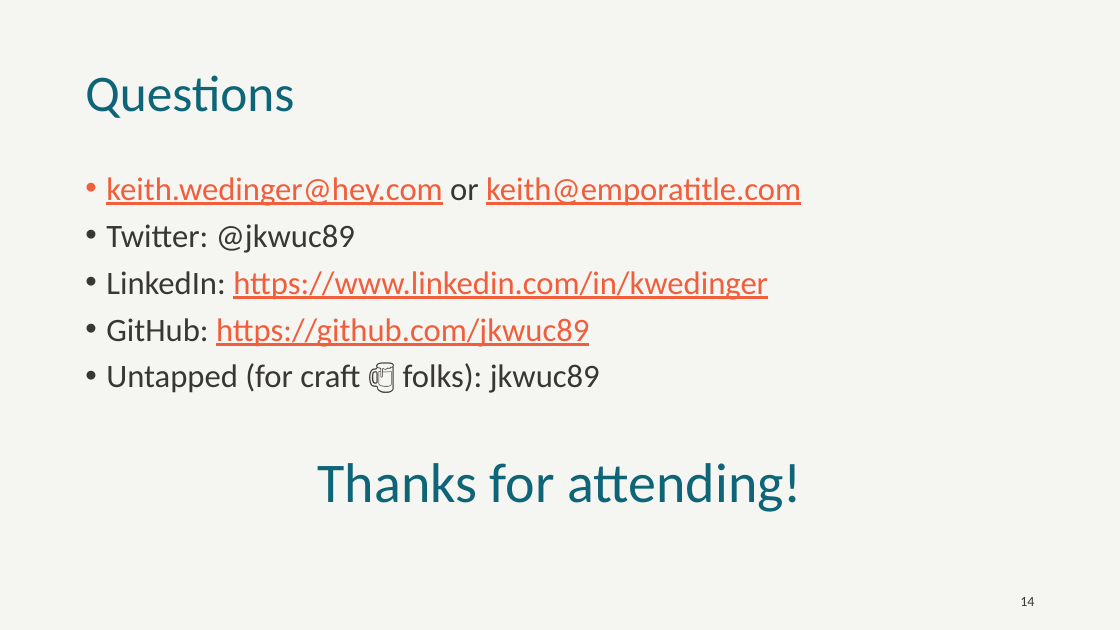
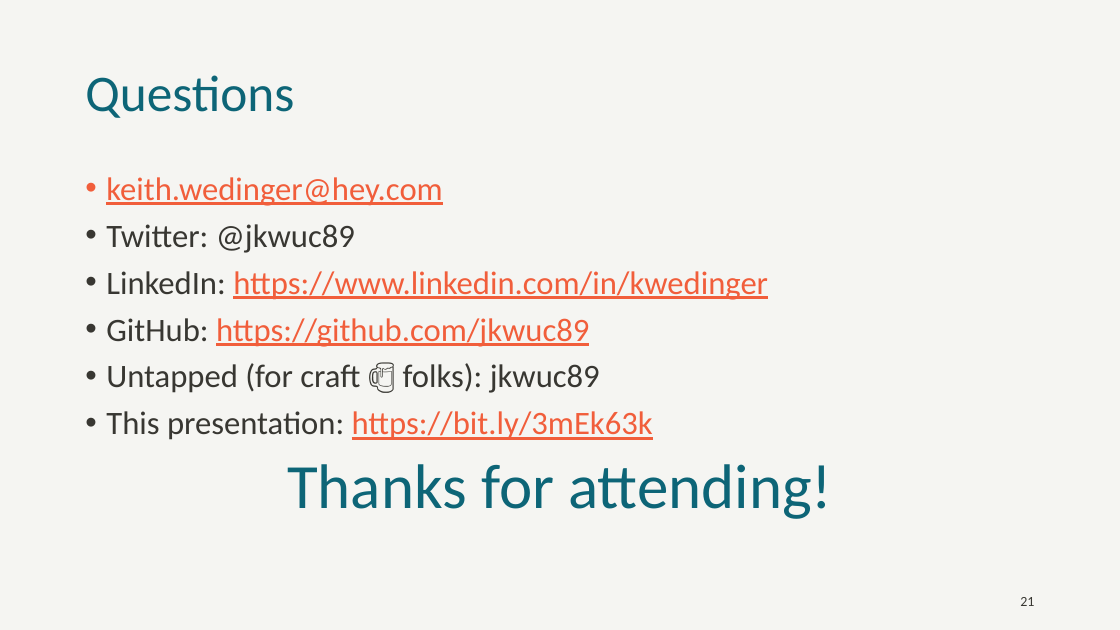
Before and after one commit to jkwuc89/Presentations, a slide deck: slide 21 of Senior Engineer Technical Track.pptx (slide 14 before the commit). Drawn at 1120x630 pixels with LibreOffice and Linux fonts; fonts in the diff are those of the drawing; background and template pictures are left out. Boxes give left, top, right and bottom in pixels: in the first picture for what was removed or moved away, otherwise in the second. Text is boxed around its words. In the diff, an @@ line names an element or a change of style, - is before the commit and + after.

```diff
--- a/Senior Engineer Technical Track.pptx
+++ b/Senior Engineer Technical Track.pptx
@@ text at box(106, 177, 442, 206): text changed @@
-• keith.wedinger@hey.com or keith@emporatitle.com
+• keith.wedinger@hey.com
@@ text at box(106, 411, 653, 440): paragraph added @@
+• This presentation: https://bit.ly/3mEk63k
@@ text at box(287, 464, 832, 519): size 48 to 54 pt in "Thanks for attending!" @@
@@ page number at box(1020, 597, 1034, 606): text changed @@
-14
+21
```
Also in this commit, not shown: 9 other slides changed, 7 slides added, 2 other files.
